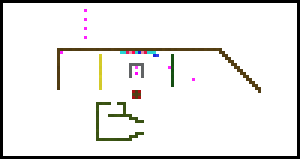
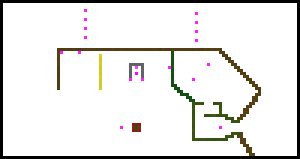
Comparing the layer stacks of the two (300, 159) images. Changes:
painted on "Specials" over left=78, top=12, right=222, bottom=129
painted on "Background" over left=237, top=93, right=261, bottom=156
painted on "level.png" over left=78, top=51, right=240, bottom=141
